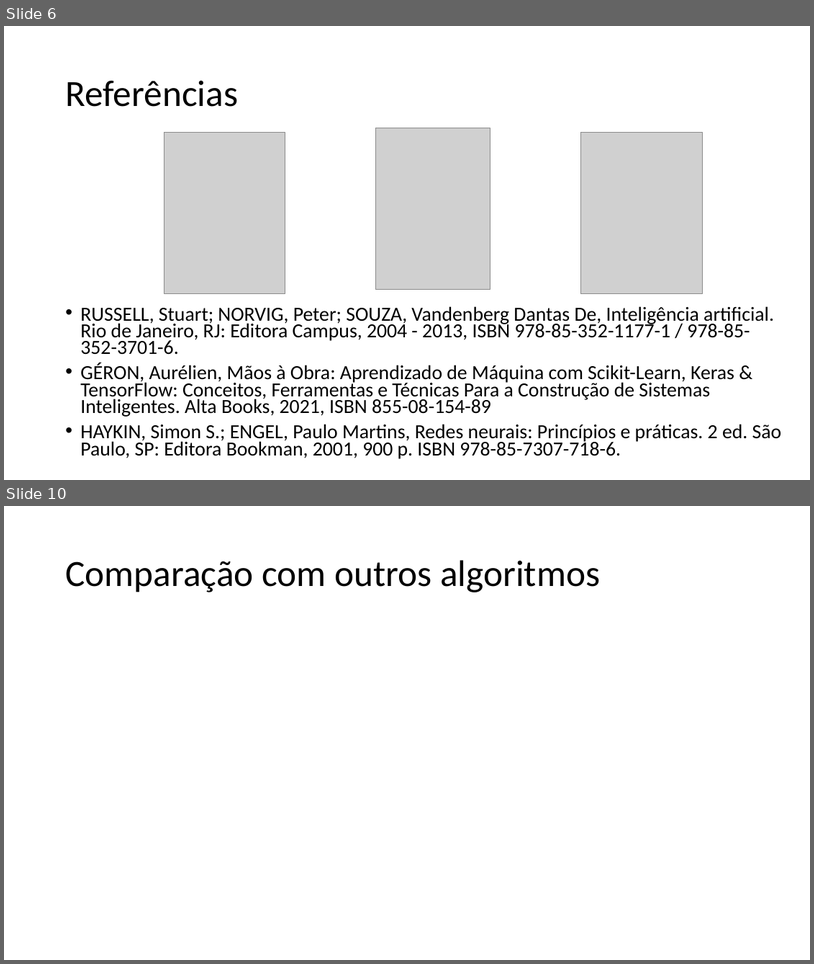
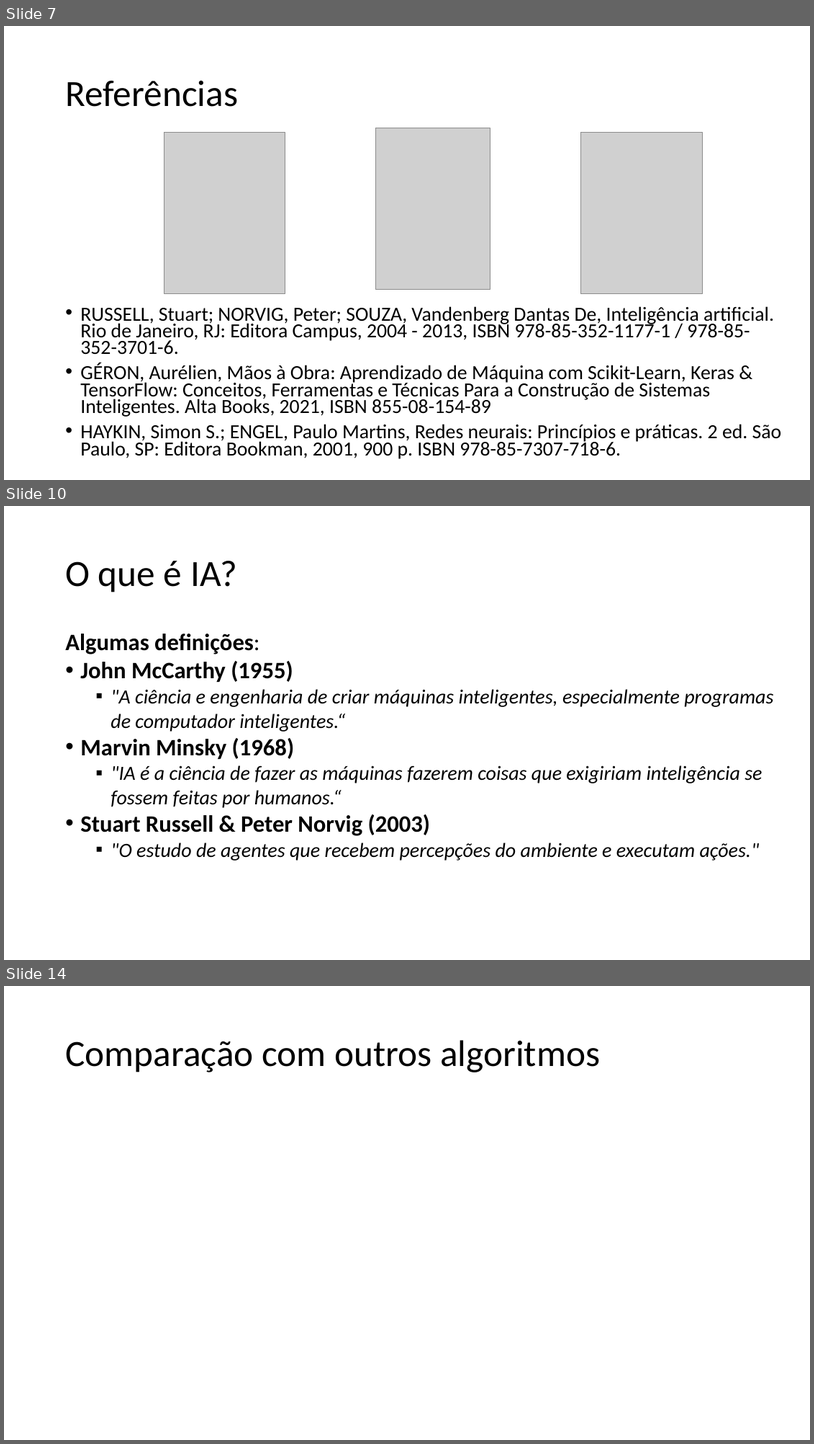
Before and after one commit to zz4fap/c24_inteligencia_artificial, a slide deck: slides/C24_Introdução.pptx. Shown one above the other, each under a label of ours: slides 6 and 10 before the commit, slides 7, 10 and 14 after it; the slides between them are not shown. The pictures are 814x964 and 814x1444 pixels, drawn with LibreOffice and Linux fonts; fonts in the diff are those of the drawing; grey boxes stand for pictures. Boxes give left, top, right and bottom in pixels: in the first picture for what was removed or moved away, otherwise in the second. Text is boxed around its words. In the diff, an @@ line names an element or a change of style, - is before the commit and + after.

```diff
--- a/slides/C24_Introdução.pptx
+++ b/slides/C24_Introdução.pptx
@@ slide 10 added at (x1=4, y1=506, x2=810, y2=960), background #FFFFFF @@
@@ title added at (x1=65, y1=561, x2=237, y2=592), 44 pt, text #000000 @@
+O que é IA?
@@ text added at (x1=65, y1=633, x2=774, y2=860), 24 pt, text #000000, italic @@
+Algumas definições:
+• John McCarthy (1955)
+  ▪ "A ciência e engenharia de criar máquinas inteligentes, especialmente programas de computador inteligentes.“
+• Marvin Minsky (1968)
+  ▪ "IA é a ciência de fazer as máquinas fazerem coisas que exigiriam inteligência se fossem feitas por humanos.“
+• Stuart Russell & Peter Norvig (2003)
+  ▪ "O estudo de agentes que recebem percepções do ambiente e executam ações."
@@ what was slide 6 is now slide 7 @@
@@ what was slide 10 is now slide 14 @@
```
Also in this commit, not shown: 3 slides changed, 5 other slides added, 2 slides removed.
